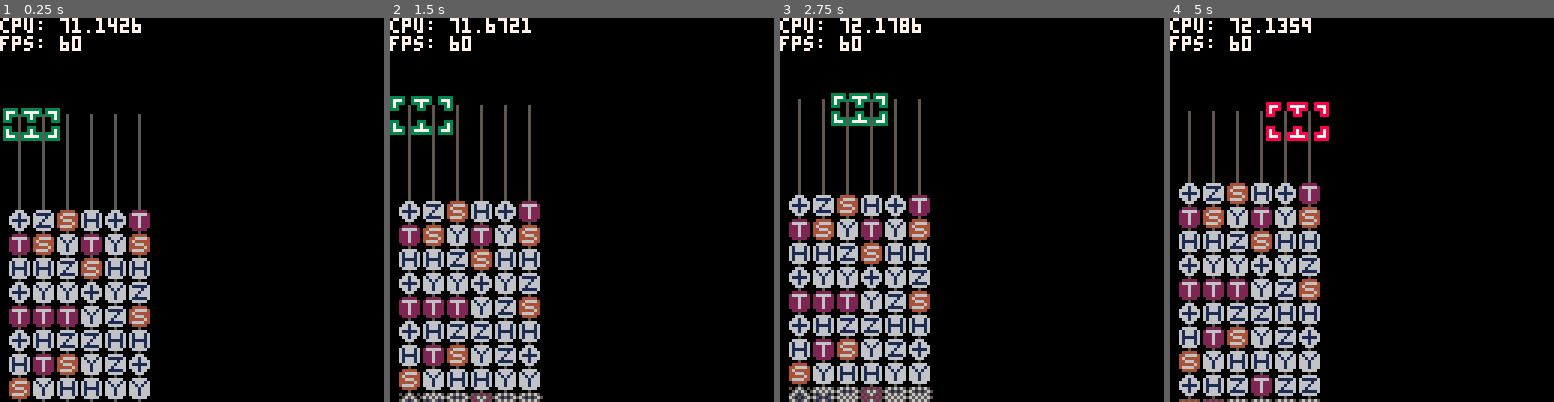
Above: before the commit, frames 1-4 (left to right).
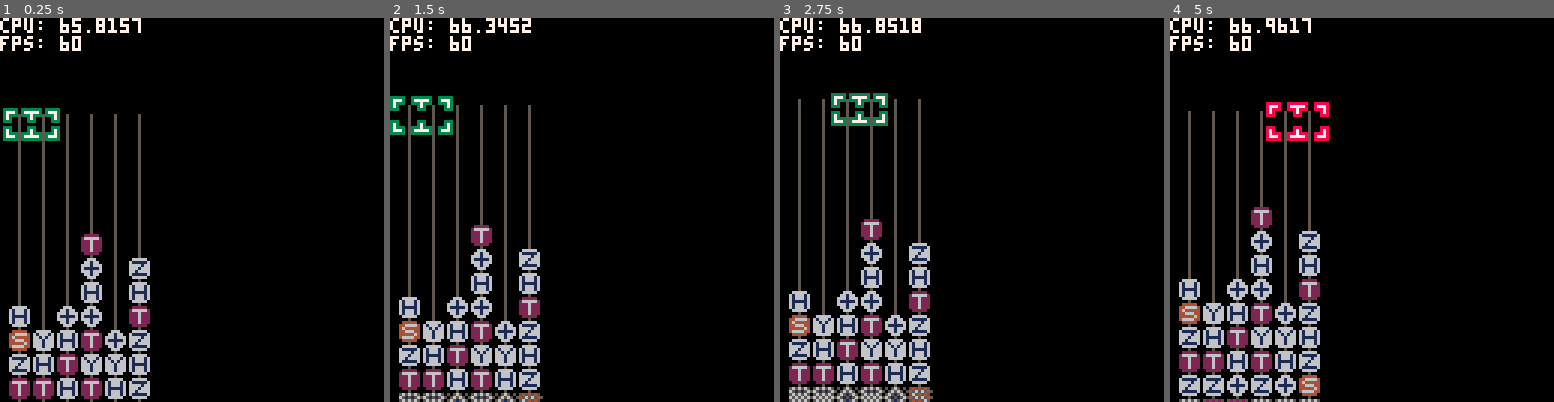
Above: after the commit, the same moments.

Repository: qniapp/quantattack
Game: PICO-8 cartridge qitaev.p8
Two runs of this game, one before a commit and one after it. Both use one fixed random seed, a clock stepped at 60 frames per second and the inputs below.
Inputs:
- Up to frame 1 (0.25 s): no input
- Up to frame 2 (1.5 s): tap O (Z key) at 0.7 s
- Up to frame 3 (2.75 s): hold Right 1.6-2.1 s; tap O (Z key) at 1.7, 2.1, 2.5 s; hold Up 2.15-2.42 s; hold Right from 2.47 s (still down)
- Up to frame 4 (5 s): tap O (Z key) every 0.4 s from 2.9 to 4.9 s; release Right at 3.03 s; hold Left 3.08-3.58 s; hold Down 3.63-3.97 s; hold Right 4.02-4.68 s; hold Up from 4.73 s (still down)

The runs differ from the first frame. In frame 1, 9.8% of the frame differs, in the area x 2-40%, y 0-100%; in frame 2, 10%; in frame 3, 10%; in frame 4, 11%.

Commit message:
初期のゲート配置をいびつにする

Diff:
--- a/qitaev.p8
+++ b/qitaev.p8
@@ -207,7 +207,8 @@
         for x = 1, board.cols do
           self.gate[x] = {}
           for y = board.rows + board.next_row, 1, -1 do
-            if y >= 5 then
+            if y >= board.rows - 2 or
+               (y < board.rows - 2 and y >= 6 and rnd(1) > (y - 11) * -0.1 and self.gate[x][y + 1].type ~= "i") then
               repeat
                 self:set(x, y, self:_random_gate())
               until (#gate_reduction_rules:reduce(self, x, y, true) == 0)
@@ -260,7 +261,7 @@
             end
 
             if (by == board.rows + board.next_row) then
-              spr(13, x, y - self.raised_dots)
+              spr(15, x, y - self.raised_dots)
             end
           end
         end
@@ -295,7 +296,6 @@
               reduction = gate_reduction_rules:reduce(self, x, y)
               for index, r in pairs(reduction) do
                 self.gate[x + r.dx][y + r.dy]:replace_with(r.gate)
-                -- self.gate[x][y + index - 1]:replace_with(gate)
               end
             end
           end
@@ -420,12 +420,12 @@
       -- private
 
       _random_gate = function(self)
-        local non_i_gate = nil
+        local non_i_c_gate = nil
         repeat
-          non_i_gate = gate:new(gate.types[flr(rnd(#gate.types)) + 1])
-        until non_i_gate.type ~= "i"
-
-        return non_i_gate
+          non_i_c_gate = gate:new(gate.types[flr(rnd(#gate.types)) + 1])
+        until non_i_c_gate.type ~= "i" and non_i_c_gate.type ~= "c"
+
+        return non_i_c_gate
       end,
     }
 
@@ -436,7 +436,7 @@
 }
 
 wire = {
-  _sprite = 12,
+  _sprite = 14,
 
   draw = function(self, x, y)
     spr(self._sprite, x, y)
@@ -444,7 +444,7 @@
 }
 
 gate = {
-  types = {"h", "x", "y", "z", "s", "t", "i"},
+  types = {"h", "x", "y", "z", "s", "t", "c", "i"},
 
   sprites = {
     ["idle"] = {
@@ -454,7 +454,7 @@
       ["z"] = 3,
       ["s"] = 4,
       ["t"] = 5,
-      ["i"] = 6,
+      ["c"] = 6,
     },
     ["dropped"] = {
       ["h"] = 16,
@@ -463,6 +463,7 @@
       ["z"] = 19,
       ["s"] = 20,
       ["t"] = 21,
+      ["c"] = 22,
     },
     ["jumping"] = {
       ["h"] = 48,
@@ -471,6 +472,7 @@
       ["z"] = 51,
       ["s"] = 52,
       ["t"] = 53,
+      ["c"] = 54,
     },
     ["falling"] = {
       ["h"] = 32,
@@ -479,38 +481,34 @@
       ["z"] = 35,
       ["s"] = 36,
       ["t"] = 37,
+      ["c"] = 38,
     },
-    ["match"] = {
-      ["h"] = 48,
-      ["x"] = 49,
-      ["y"] = 50,
-      ["z"] = 51,
-      ["s"] = 52,
-      ["t"] = 53,
-    },
-    ["match_left"] = {
-      ["h"] = 6,
-      ["x"] = 7,
-      ["y"] = 8,
-      ["z"] = 9,
-      ["s"] = 10,
-      ["t"] = 11,
+    ["match_up"] = {
+      ["h"] = 7,
+      ["x"] = 8,
+      ["y"] = 9,
+      ["z"] = 10,
+      ["s"] = 11,
+      ["t"] = 12,
+      ["c"] = 13,
     },
     ["match_middle"] = {
-      ["h"] = 22,
-      ["x"] = 23,
-      ["y"] = 24,
-      ["z"] = 25,
-      ["s"] = 26,
-      ["t"] = 27,
+      ["h"] = 23,
+      ["x"] = 24,
+      ["y"] = 25,
+      ["z"] = 26,
+      ["s"] = 27,
+      ["t"] = 28,
+      ["c"] = 29,
     },
-    ["match_right"] = {
-      ["h"] = 38,
-      ["x"] = 39,
-      ["y"] = 40,
-      ["z"] = 41,
-      ["s"] = 42,
-      ["t"] = 43,
+    ["match_down"] = {
+      ["h"] = 39,
+      ["x"] = 40,
+      ["y"] = 41,
+      ["z"] = 42,
+      ["s"] = 43,
+      ["t"] = 44,
+      ["c"] = 45,
     },
   },
 
@@ -635,11 +633,11 @@
         elseif self:is_match() then
           local icon = self.tick_match % 12
           if icon == 0 or icon == 1 or icon == 2 then
-            return gate.sprites.match_left[self.type]
+            return gate.sprites.match_up[self.type]
           elseif icon == 3 or icon == 4 or icon == 5 then
             return gate.sprites.match_middle[self.type]
           elseif icon == 6 or icon == 7 or icon == 8 then
-            return gate.sprites.match_right[self.type]
+            return gate.sprites.match_down[self.type]
           elseif icon == 9 or icon == 10 or icon == 11 then
             return gate.sprites.match_middle[self.type]
           end
@@ -680,8 +678,8 @@
 
 player_cursor = {
   _sprites = {
-    ["corner"] = 28,
-    ["middle"] = 44
+    ["corner"] = 30,
+    ["middle"] = 46
   },
 
   new = function(self, x, y, board)
Not shown, changed: 26 lines of the sprite sheet (__gfx__) section of qitaev.p8
